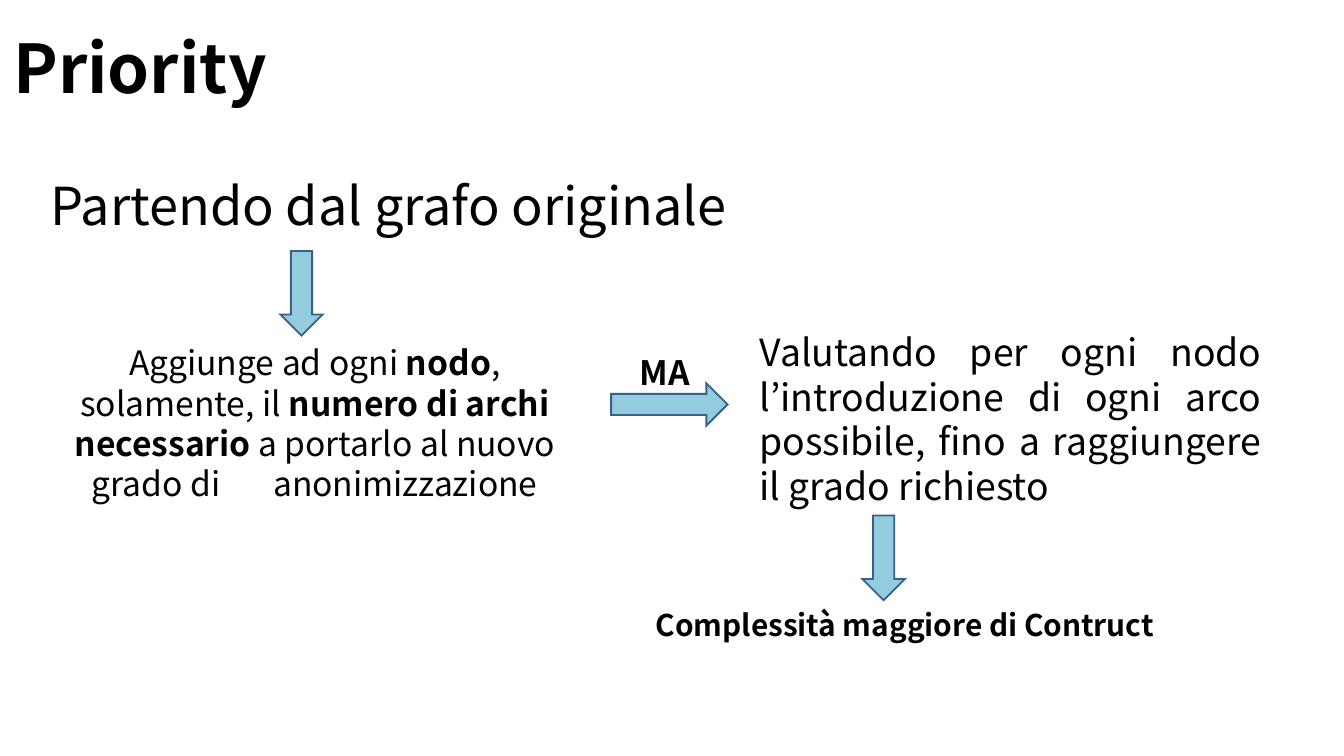
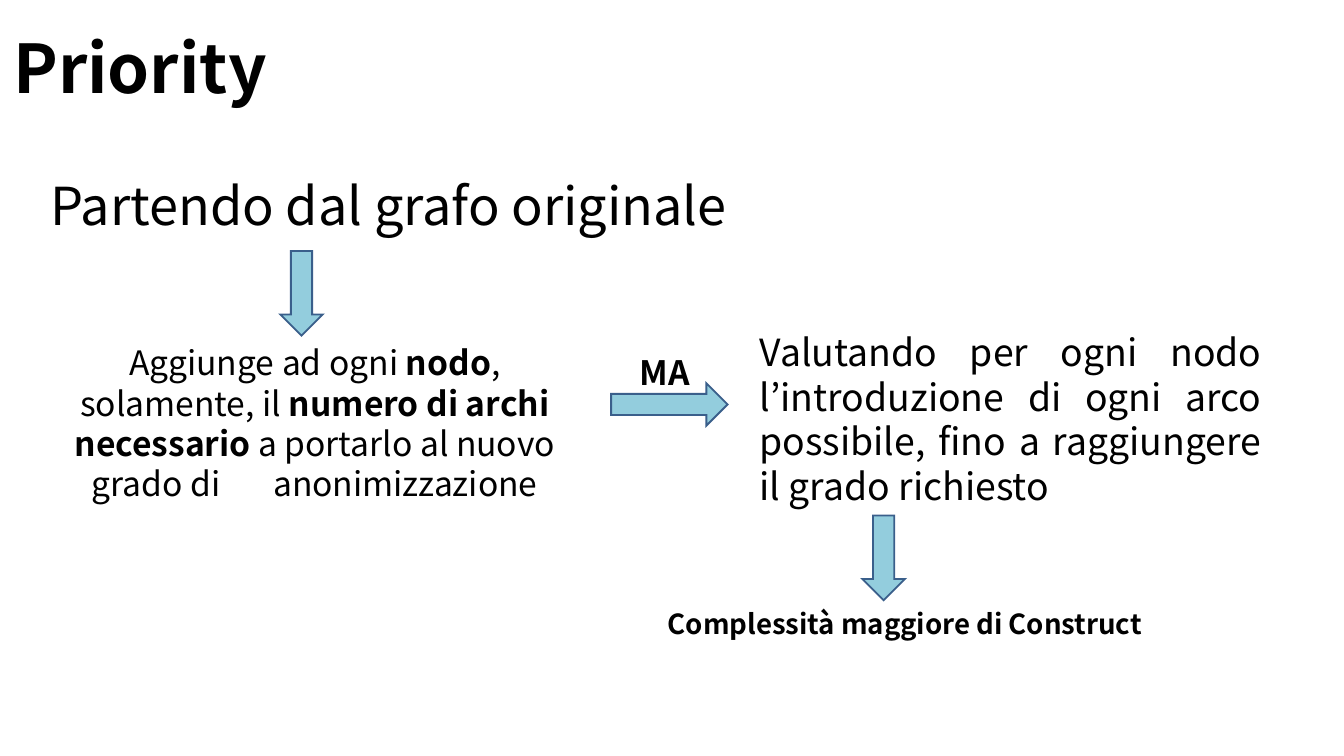
Before and after one commit to Navypowder/DP-P-project, a slide deck: slide 13 of Presentation/Towards_Identity_Anonymization_on_graph(K-degree anonymization).pptx. Drawn at 1344x756 pixels with LibreOffice and Linux fonts; fonts in the diff are those of the drawing; background and template pictures are left out. Boxes give left, top, right and bottom in pixels: in the first picture for what was removed or moved away, otherwise in the second. Text is boxed around its words. In the diff, an @@ line names an element or a change of style, - is before the commit and + after.

```diff
--- a/Presentation/Towards_Identity_Anonymization_on_graph(K-degree anonymization).pptx
+++ b/Presentation/Towards_Identity_Anonymization_on_graph(K-degree anonymization).pptx
@@ text at [668, 608, 1142, 641]: text changed; size 16 to 14.8 pt @@
-Complessità maggiore di Contruct
+Complessità maggiore di Construct
```
Also in this commit, not shown: 7 other slides changed.
